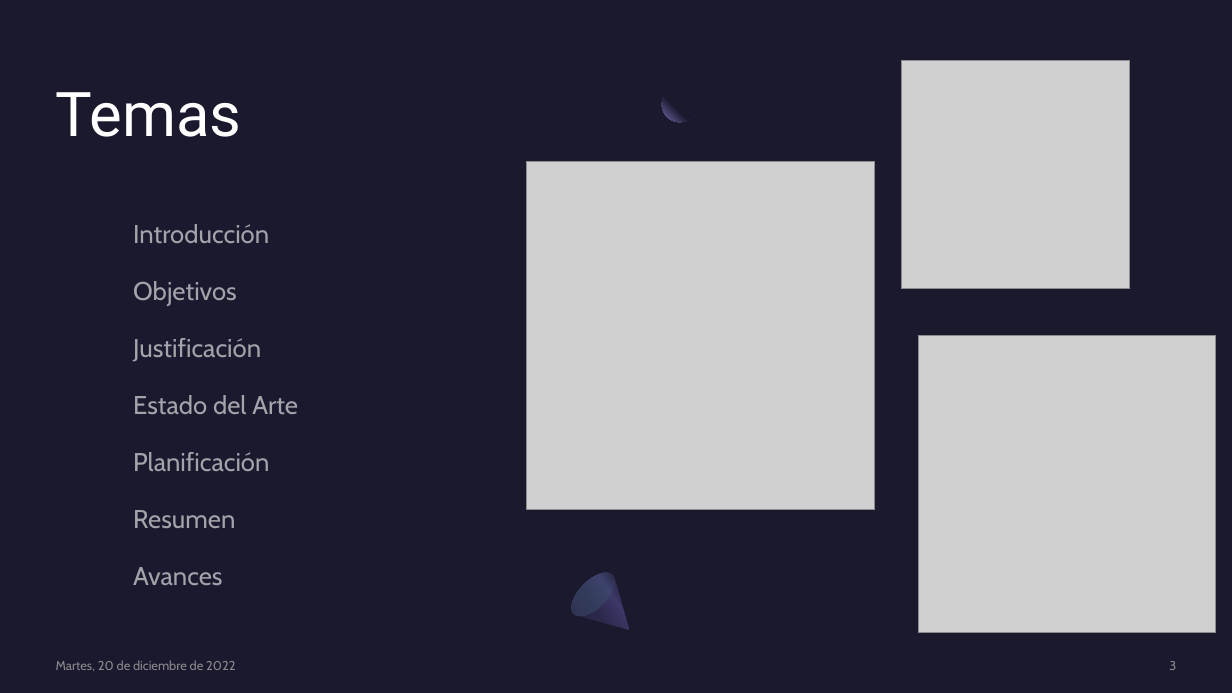
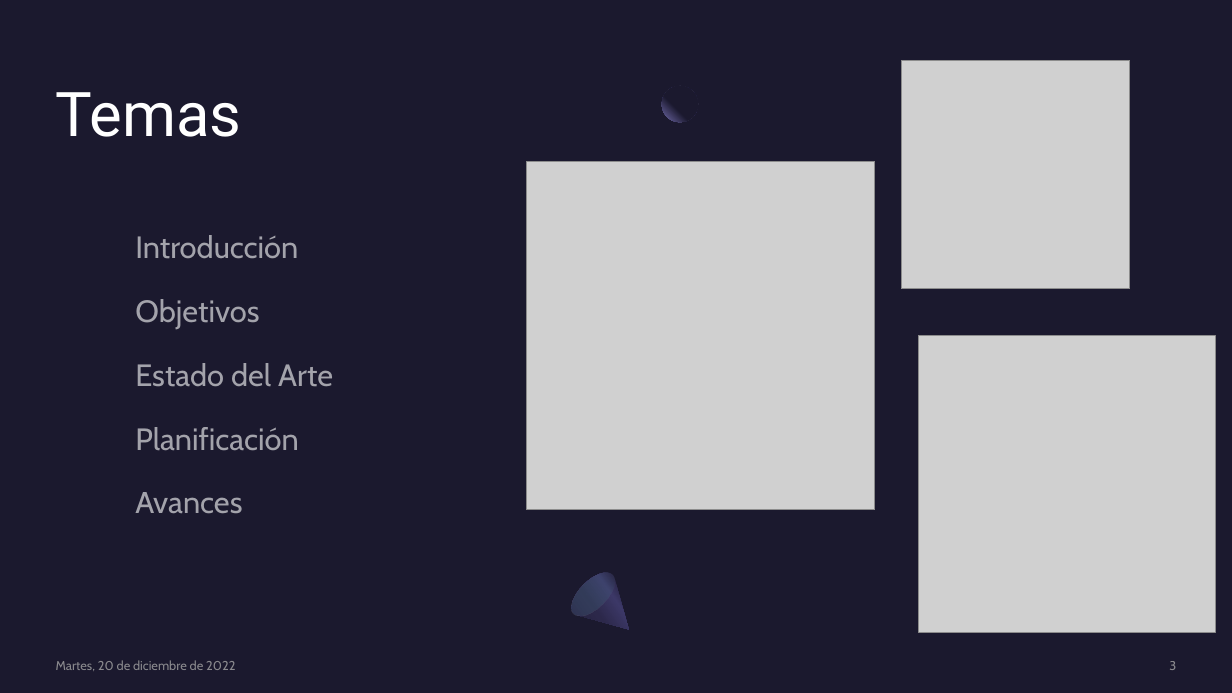
Before and after one commit to genzo-fz/TT_SSIG-3D, a slide deck: slide 3 of SSIG-3D.pptx. Drawn at 1232x693 pixels with LibreOffice and Linux fonts; fonts in the diff are those of the drawing; grey boxes stand for pictures. Boxes give left, top, right and bottom in pixels: in the first picture for what was removed or moved away, otherwise in the second. Text is boxed around its words. In the diff, an @@ line names an element or a change of style, - is before the commit and + after.

```diff
--- a/SSIG-3D.pptx
+++ b/SSIG-3D.pptx
@@ text "Introducción": place and size @@
-text "Introducción" at box(133, 224, 298, 585)
+text "Introducción" at box(135, 235, 333, 513)
@@ text "Introducción" at box(135, 235, 333, 513): size 20 to 24 pt @@
@@ text at box(133, 338, 261, 362): paragraph removed @@
-Justificación
@@ text at box(133, 510, 235, 528): paragraph removed @@
-Resumen
```
Also in this commit, not shown: 4 other slides changed, 5 slides added, 6 slides removed.
